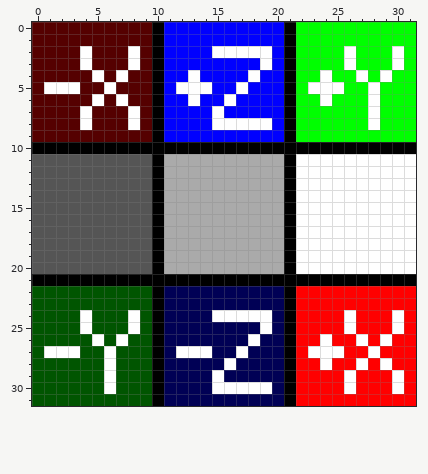
One commit to this pixel-art sprite: pingo/src/blender/blenderaxes.png. The picture above is the old version.
The file is 32x32 pixels.
The result:
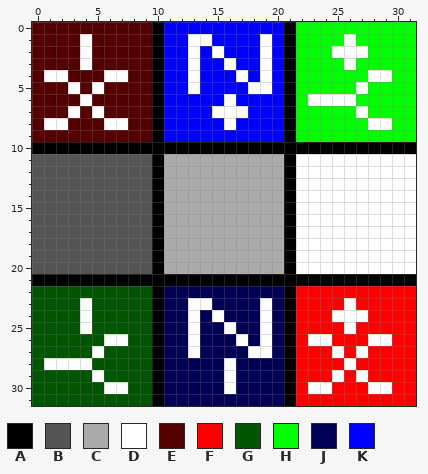
Palette (. is transparent): A #000000  B #555555  C #aaaaaa  D #ffffff  E #550000  F #ff0000  G #005500  H #00ff00  J #000055  K #0000ff
Change:
The edit turns colour E into colour D in row 1 at x 4; in row 4 at x 1 to 2 and 6; in row 5 at x 5; in row 6 at x 4; in row 7 at x 3 and 5; in row 8 at x 1 to 2 and 6 to 7.
The edit turns colour F into colour D in row 23 at x 26; in row 24 at x 25 and 27; in row 26 at x 23 and 28; in row 27 at x 27; in row 28 at x 26; in row 29 at x 25 and 27.
The edit turns colour F into colour D in row 30 at x 23 to 24 and 28 to 29.
The edit turns colour G into colour D in row 23 at x 4; in row 26 at x 6; in row 27 at x 5; in row 28 at x 1 to 4; in row 29 at x 5; in row 30 at x 7.
The edit turns colour H into colour D in row 1 at x 26; in row 2 at x 25 and 27; in row 4 at x 28; in row 5 at x 27; in row 6 at x 23 and 25 to 26; in row 7 at x 27.
The edit turns colour H into colour D in row 8 at x 29.
The edit turns colour J into colour D in row 23 at x 13 to 14 and 19; in row 24 at x 13; in row 25 at x 13 and 16; in row 26 at x 13, 17 and 19; in row 27 at x 18 to 19; in row 29 at x 16.
The edit turns colour K into colour D in row 1 at x 13 to 14 and 19; in row 2 at x 13; in row 3 at x 13 and 16; in row 4 at x 17 and 19; in row 5 at x 18 to 19; in row 7 at x 16 to 17.
The edit turns colour D into colour E in rows 2 to 3 at x 8; in row 4 at x 5; in row 5 at x 1 to 2 and 6; in row 6 at x 5 and 7; in rows 7 to 8 at x 4 and 8.
The edit turns colour D into colour F in rows 24 to 25 at x 30; in row 26 at x 27; in row 27 at x 23 to 24 and 28; in row 28 at x 24, 27 and 29; in rows 29 to 30 at x 26 and 30.
The edit turns colour D into colour G in rows 24 to 25 at x 8; in row 26 at x 5; in row 27 at x 1 to 3 and 6; in rows 28 to 29 at x 6.
The edit turns colour D into colour H in rows 2 to 3 at x 30; in row 4 at x 24 and 27; in row 5 at x 23 to 25 and 28; in rows 6 to 7 at x 28.
The edit turns colour D into colour J in row 24 at x 16 to 18; in row 26 at x 18; in row 27 at x 12, 14 and 17; in row 29 at x 15; in row 30 at x 15 and 17 to 19.
The edit turns colour D into colour K in row 2 at x 16 to 18; in row 4 at x 18; in row 5 at x 12, 14 and 17; in row 6 at x 13; in row 8 at x 15 and 17 to 19.
